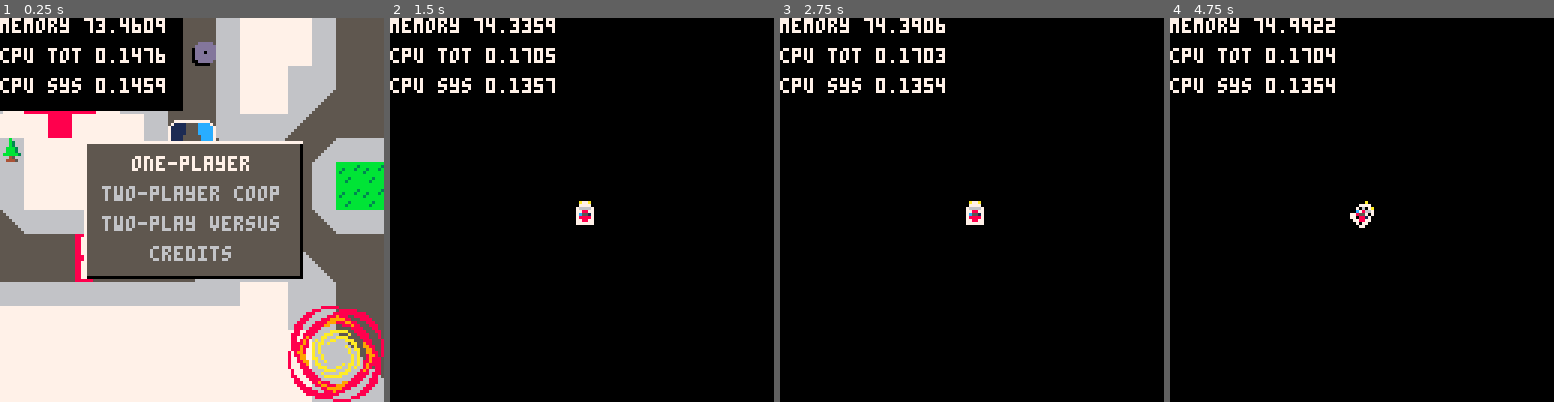
Above: before the commit, frames 1-4 (left to right).
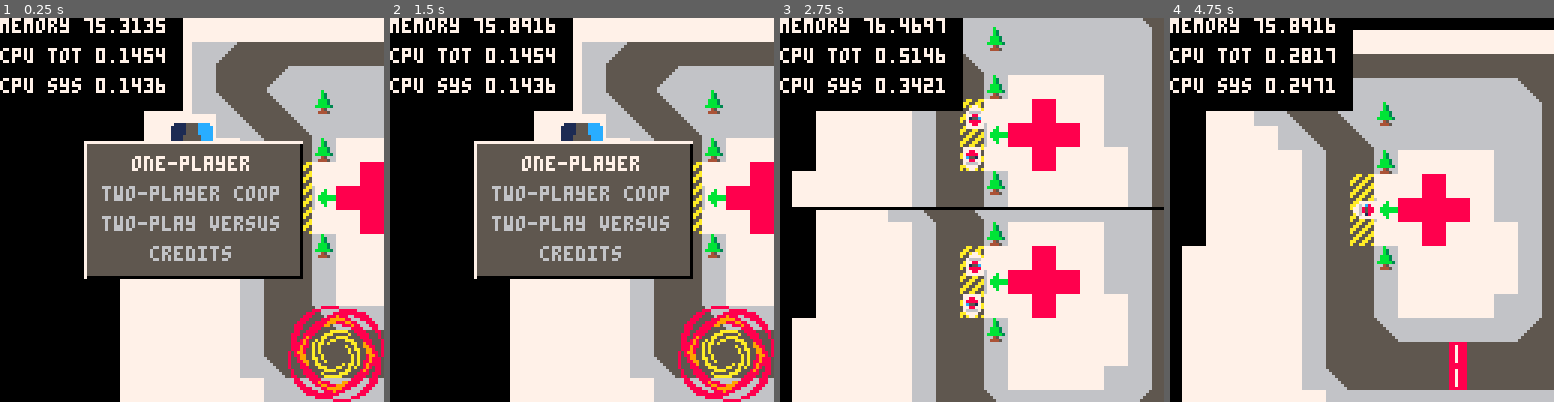
Above: after the commit, the same moments.

Repository: GraulierBrice/ludum-dare-46
Game: PICO-8 cartridge keep-it-alive.p8
Same seed, same stepped clock (60 frames per second), same inputs: the game is played once before the commit and once after it.
Inputs:
- Up to frame 1 (0.25 s): no input
- Up to frame 2 (1.5 s): tap O (Z key) at 0.33, 0.7, 1.43 s; tap X (X key) at 1.07 s
- Up to frame 3 (2.75 s): hold Left 1.97-2.37 s; tap X (X key) at 2.07, 2.4, 2.73 s; tap O (Z key) at 2.22 s; hold Down from 2.42 s (still down)
- Up to frame 4 (4.75 s): release Down at 2.82 s; hold Right 2.87-3.53 s; tap X (X key) every 0.33 s from 3.07 to 4.73 s; tap O (Z key) at 3.1, 3.98 s; hold Up 3.58-4.08 s; hold Right 4.13-4.53 s; hold Down from 4.58 s (still down)

The runs differ from the first frame. In frame 1, 50% of the frame differs, in the area x 0-100%, y 0-100%; in frame 2, 67%; in frame 3, 83%, in the area x 3-100%, y 0-100%; in frame 4, 83%.

Commit message:
define map

Diff:
--- a/keep-it-alive.p8
+++ b/keep-it-alive.p8
@@ -11,16 +11,12 @@
 	print("cpu sys "..stat(2),cam.x,cam.y+20)
 end
 
+function _reset_globals()
 game={
 	play=false,
 	menu_id=1,
 	gyro=0,
 	menu_select=1
-}
-
-cam={
-	x=104,
-	y=32
 }
 
 phy={
@@ -31,13 +27,22 @@
 	accel=100
 }
 
+maps={
+	{
+		spawns={
+			{{pos=vec_add(vec_mul(vector(12,7), vector(8,8)), vector(4,4)), rot=-0.25}},
+			{{pos=vec_add(vec_mul(vector(12,6), vector(8,8)), vector(4,4)), rot=0},
+			 {pos=vec_add(vec_mul(vector(12,8), vector(8,8)), vector(4,4)), rot=0.5}}}
+	},
+}
+
+cam=vector(0,0)
+end
+
 -->8
 -- main program
 function _init()
-	local change1 = change_menu(1)
-	for i in all(menus[2].opts) do
-		add(menus[2].run,change1)
-	end
+	_reset_globals()
 end
 
 function _update()
@@ -77,13 +82,14 @@
 dropzones={}
 gum={}
 
-function game_start(nb_players, mode)
+function game_start(nb_players, map, mode)
 	game.play=true
 	cars={}
 	gum={}
 	physics_start()
 	for i=1, nb_players do
-		add(cars, rigidbody(56+16*i, 64, 0, 7, 7))
+		local spawn = maps[map].spawns[nb_players][i]
+		add(cars, rigidbody(spawn.pos.x, spawn.pos.y, spawn.rot, 7, 7))
 	end
 	--add(patients, collider(80,64,0,8,8,true))
 	--add(patients, collider(120,64,0,8,8,true))
@@ -108,7 +114,6 @@
 end
 
 function game_draw()
-	print(#cars)
 	if (#cars == 1) then
 		draw_screen(1, vector(-64, -64), vector(0,0))
 	elseif (#cars == 2) then
@@ -183,6 +188,7 @@
 	cam = vec_add(cars[player].pos, cam_offset)
 	camera(cam.x, cam.y)
 	rectfill(cam.x, cam.y, cam.x+128, cam.y+128, 0)
+	map(0,0,0,0,128,128)
 	draw_gum()
 
 
@@ -208,9 +214,9 @@
 	{
 		opts={"one-player","two-player coop","two-play versus","credits"},
 		run={
-			function() game_start(1) end,
-			function() game_start(2) end,
-			function() game_start(2) end,
+			function() game_start(1, 1, nil) end,
+			function() game_start(2, 1, nil) end,
+			function() game_start(2, 1, nil) end,
 			change_menu(2)},
 		--run={function() game.play=true end,nil,nil,},
 		l=72,
